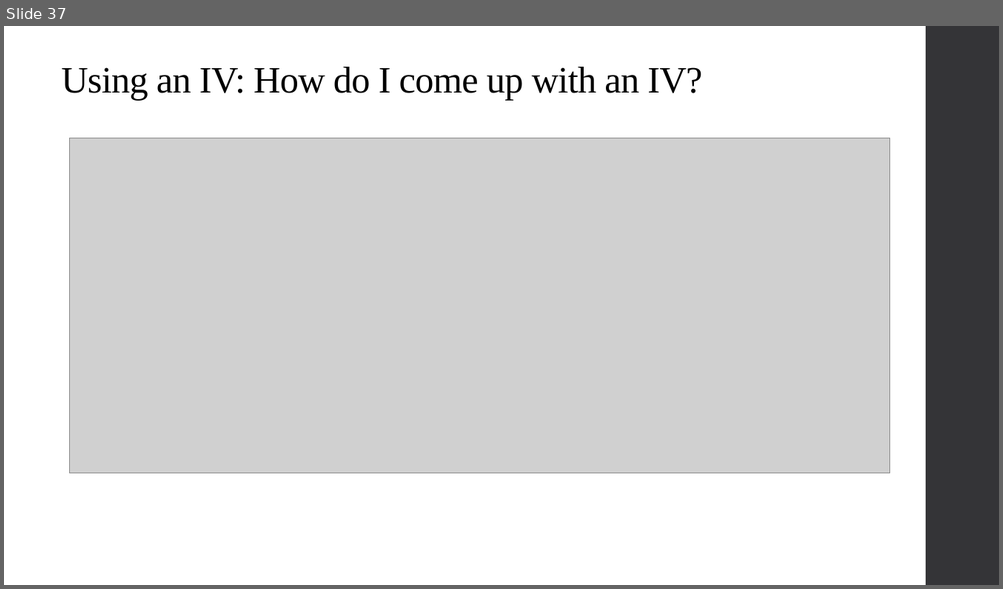
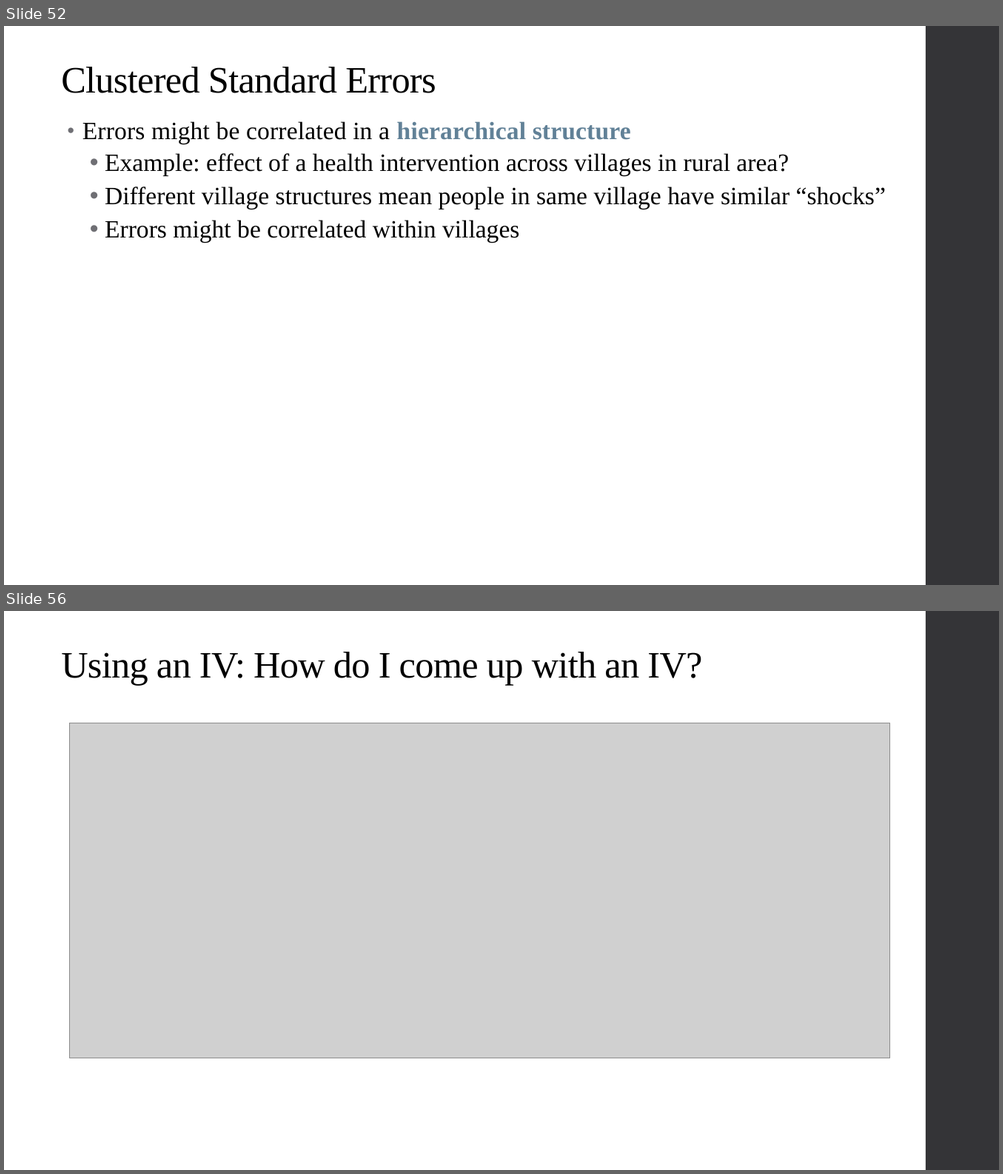
Before and after one commit to alex-hoagland/HAD5744, a slide deck: Lecture08_IV2/Lecture08_IVEstimation2.pptx. Shown one above the other, each under a label of ours: slide 37 before the commit, slides 52 and 56 after it; the slides between them are not shown. The pictures are 1003x589 and 1003x1174 pixels, drawn with LibreOffice and Linux fonts; fonts in the diff are those of the drawing; grey boxes stand for pictures. Boxes give left, top, right and bottom in pixels: in the first picture for what was removed or moved away, otherwise in the second. Text is boxed around its words. In the diff, an @@ line names an element or a change of style, - is before the commit and + after.

```diff
--- a/Lecture08_IV2/Lecture08_IVEstimation2.pptx
+++ b/Lecture08_IV2/Lecture08_IVEstimation2.pptx
@@ slide 52 added at [4,26,999,585], background #FFFFFF; not listed: 1 template element that a slide beside it also shows @@
@@ title added at [61,67,435,93], 36 pt, text #000000 @@
+Clustered Standard Errors
@@ text added at [82,121,885,242], 24 pt, text #000000 @@
+• Errors might be correlated in a hierarchical structure
+  • Example: effect of a health intervention across villages in rural area?
+  • Different village structures mean people in same village have similar “shocks”
+  • Errors might be correlated within villages
@@ what was slide 37 is now slide 56 @@
```
Also in this commit, not shown: 9 slides changed, 21 other slides added, 3 slides removed, 5 other files.
